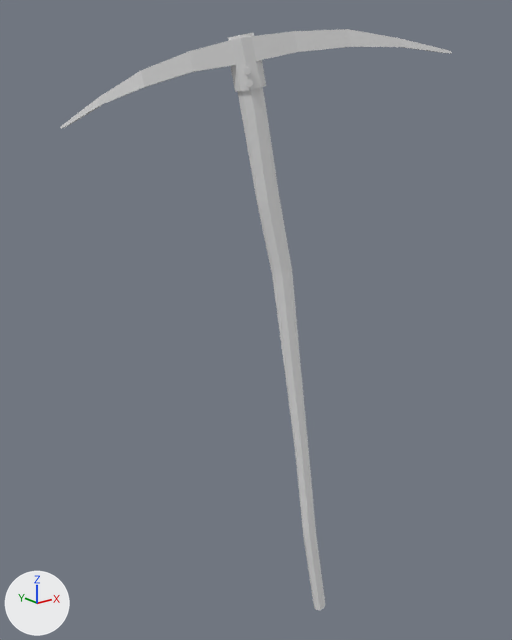
A saved change to the FBX model 0_Final Exports/Items/Pickaxe/Pickaxe.fbx.
Rendered twice from a 50 mm lens placed at (-0.915, -0.962, 0.73), pointed at (-0.094, 0.063, 0.32). Every picture has the same lights, and +X, +Y and +Z are marked at lower left.

The first picture shows 'Pickaxe_LP_Rev.001'.
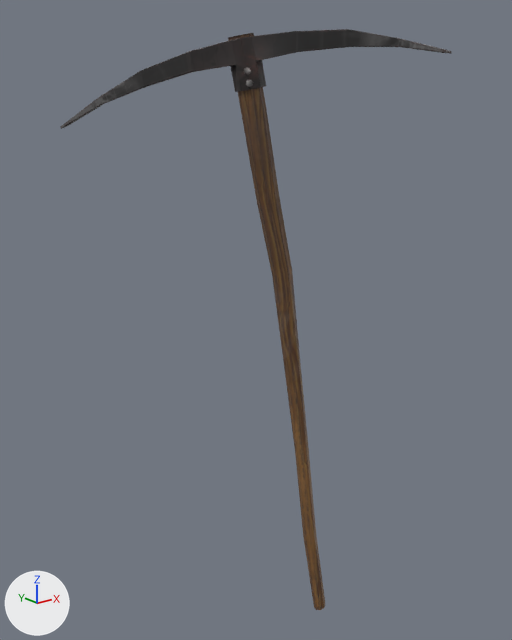
Location of each change, [x1, y1, x2, y2] in pixels of the pictures (512 x 640 px):
'Pickaxe_LP_Rev.001', surface changed: [60, 29, 452, 610] in both

Patch to the scene script:
```diff
--- a/0_Final Exports/Items/Pickaxe/Pickaxe.fbx.py
+++ b/0_Final Exports/Items/Pickaxe/Pickaxe.fbx.py
@@ img_t_pickaxe_norm_png @@
+img_t_pickaxe_norm_png = load_image('T_Pickaxe_Norm.png', 'Textures/T_Pickaxe_Norm.png', 2048, 2048, 'Non-Color')
@@ img_t_pickaxe_col_png @@
+img_t_pickaxe_col_png = load_image('T_Pickaxe_Col.png', 'Textures/T_Pickaxe_Col.png', 2048, 2048, 'sRGB')
@@ mat_pickaxe_mat_001 @@
 n0 = _N.new('ShaderNodeBsdfPrincipled'); n0.name = 'Principled BSDF'
 n1 = _N.new('ShaderNodeOutputMaterial'); n1.name = 'Material Output'
+n2 = _N.new('ShaderNodeTexImage'); n2.name = 'Image Texture'
+n2.image = img_t_pickaxe_col_png
+n3 = _N.new('ShaderNodeTexImage'); n3.name = 'Image Texture.001'
+n3.image = img_t_pickaxe_norm_png
+n4 = _N.new('ShaderNodeNormalMap'); n4.name = 'Normal Map'
 _L.new(n0.outputs[0], n1.inputs[0])  # 'BSDF' to 'Surface'
+_L.new(n2.outputs[0], n0.inputs[0])  # 'Color' to 'Base Color'
+_L.new(n3.outputs[0], n4.inputs[1])  # 'Color' to 'Color'
+_L.new(n4.outputs[0], n0.inputs[5])  # 'Normal' to 'Normal'
```
